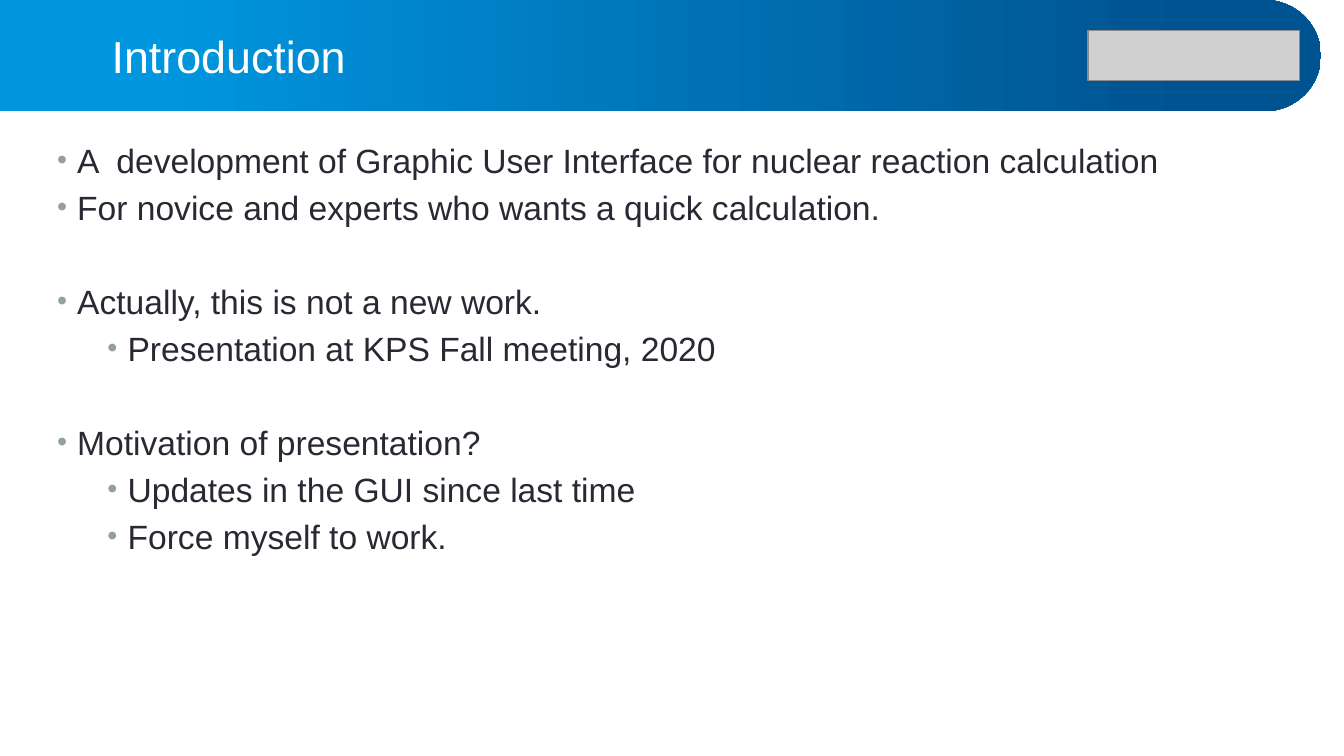
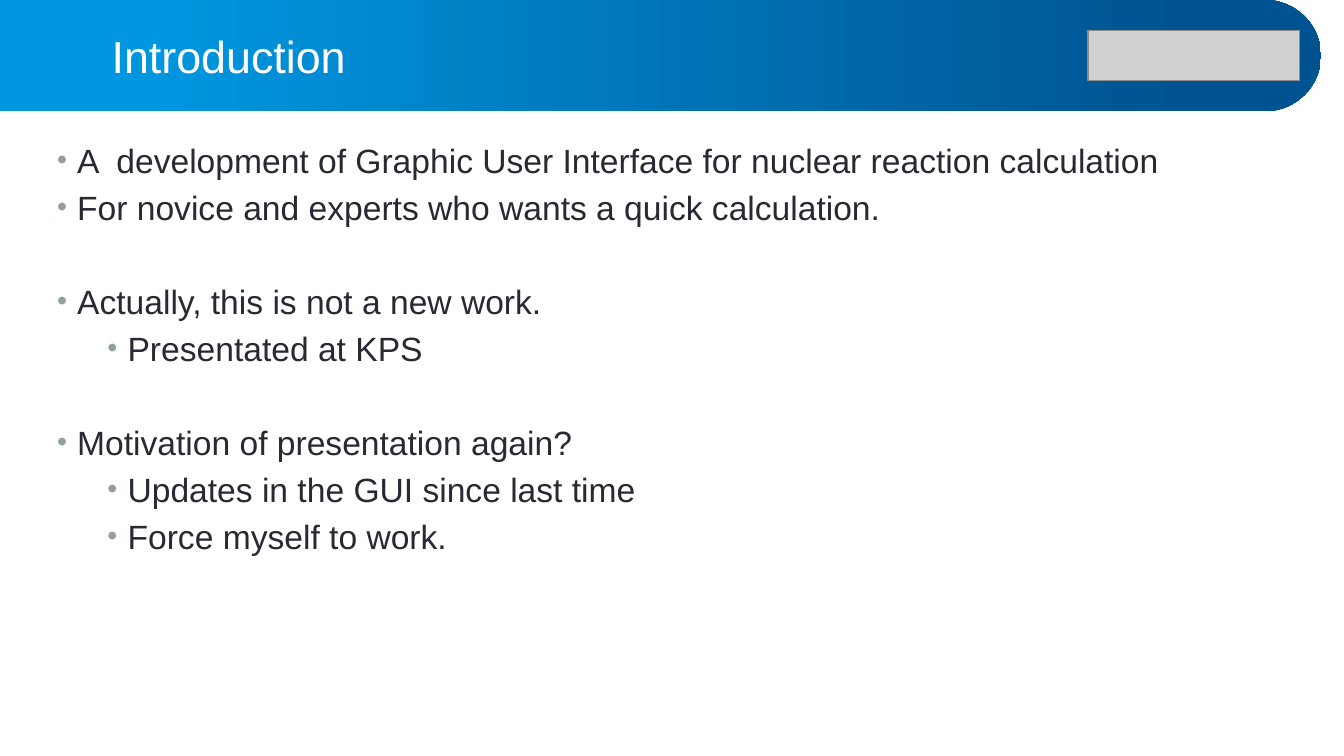
Before and after one commit to alphacentaury-github/NPSS2020, a slide deck: slide 2 of 20260423_KPS_GUI.pptx. Drawn at 1344x756 pixels with LibreOffice and Linux fonts; fonts in the diff are those of the drawing; grey boxes stand for pictures. Boxes give left, top, right and bottom in pixels: in the first picture for what was removed or moved away, otherwise in the second. Text is boxed around its words. In the diff, an @@ line names an element or a change of style, - is before the commit and + after.

```diff
--- a/20260423_KPS_GUI.pptx
+++ b/20260423_KPS_GUI.pptx
@@ text at box(77, 336, 572, 462): text changed @@
-  • Presentation at KPS Fall meeting, 2020
-• Motivation of presentation?
+  • Presentated at KPS
+• Motivation of presentation again?
```
Also in this commit, not shown: 1 other file.
